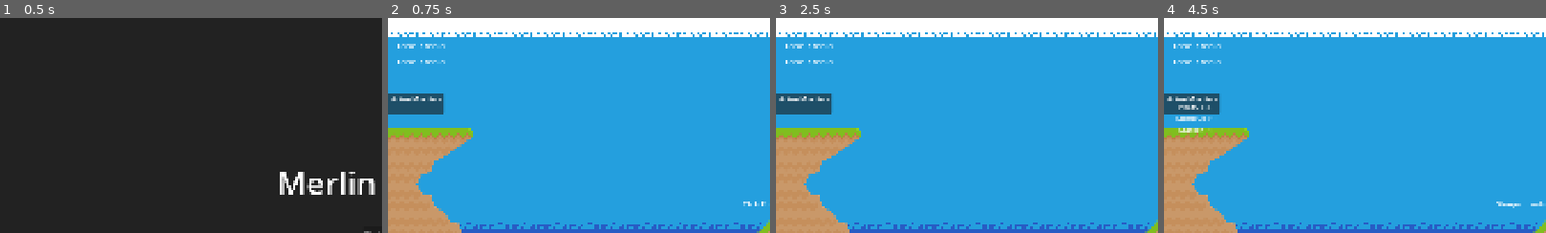
Above: before the commit, frames 1-4 (left to right).
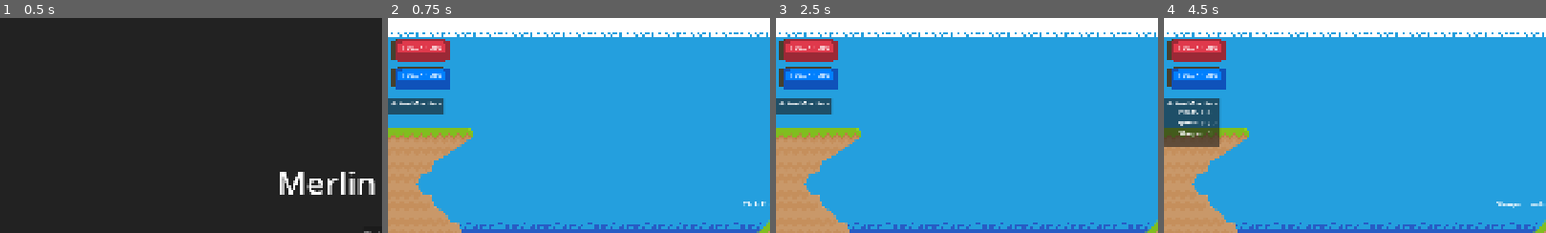
Above: after the commit, the same moments.

Repository: EonViljoen/MerlinEngine
Game: Godot game, scene res://scenes/mainSceneManager.tscn
Two runs of this game, one before a commit and one after it. Both use one fixed random seed, a clock stepped at 60 frames per second and the inputs below.
Inputs:
- Up to frame 1 (0.5 s): no input
- Up to frame 2 (0.75 s): click "Start Battle" at 0.5 s
- Up to frame 3 (2.5 s): click "Start Battle" at 1.25 s; click "Spell Manager" at 2 s
- Up to frame 4 (4.5 s): click "Heat Up" at 2.75 s; click "Speed Up" at 3.5 s; click "Sharpen" at 4.25 s
The pictures show only the part of the screen within x 0-50%, y 0-50%; the shares and areas given below are measured in that part.

Frame 1 is identical in both runs. In frame 2, 3.9% of the frame differs, in the area x 0-17%, y 9-41%; in frame 3, 3.9%; in frame 4, 6.3%, in the area x 0-17%, y 9-60%.

Commit message:
Added health bar and mana bar, fixed active modifer panel sizing

Diff:
--- a/scenes/entities/UI/hud.tscn
+++ b/scenes/entities/UI/hud.tscn
@@ -1,8 +1,13 @@
-[gd_scene load_steps=4 format=3 uid="uid://djwoc85mb6mfu"]
+[gd_scene load_steps=8 format=3 uid="uid://djwoc85mb6mfu"]
 
 [ext_resource type="FontFile" uid="uid://b3hxrvl15g5kc" path="res://assets/fonts/Xolonium-Regular.ttf" id="1_37p78"]
 [ext_resource type="Script" uid="uid://cnvhkoxkyq0lf" path="res://scripts/hud.gd" id="1_64ctp"]
+[ext_resource type="Texture2D" uid="uid://beiv5e4ihbljn" path="res://assets/art/hud/BarBackground.png" id="2_1jcx3"]
+[ext_resource type="Texture2D" uid="uid://docsngmti4mci" path="res://assets/art/hud/healthBarProgress.png" id="3_g5pvh"]
 [ext_resource type="PackedScene" uid="uid://qm1ea6fixo4x" path="res://scenes/entities/UI/spell_manager_panel.tscn" id="3_h0g4p"]
+[ext_resource type="Texture2D" uid="uid://btlc3ismqp85s" path="res://assets/art/hud/manaBarProgress.png" id="4_3ihxc"]
+
+[sub_resource type="Theme" id="Theme_h0g4p"]
 
 [node name="HUD" type="CanvasLayer"]
 script = ExtResource("1_64ctp")
@@ -10,6 +15,70 @@
 [node name="MessageTimer" type="Timer" parent="."]
 one_shot = true
 autostart = true
+
+[node name="Bars" type="Node" parent="."]
+
+[node name="HealthBar" type="TextureProgressBar" parent="Bars"]
+texture_filter = 1
+anchors_preset = -1
+anchor_top = 0.046
+anchor_bottom = 0.046
+offset_left = 5.0
+offset_top = 0.319996
+offset_right = 155.0
+offset_bottom = 60.32
+grow_horizontal = 2
+grow_vertical = 2
+size_flags_horizontal = 0
+theme = SubResource("Theme_h0g4p")
+value = 100.0
+nine_patch_stretch = true
+texture_under = ExtResource("2_1jcx3")
+texture_progress = ExtResource("3_g5pvh")
+
+[node name="healthBarLabel" type="Label" parent="Bars/HealthBar"]
+texture_filter = 1
+layout_mode = 1
+anchors_preset = -1
+anchor_left = 0.337
+anchor_top = 0.183
+anchor_right = 0.337
+anchor_bottom = 0.183
+offset_left = -22.048
+offset_top = -0.98
+offset_right = 17.952
+offset_bottom = 22.02
+text = " 0 / 0"
+
+[node name="ManaLabel" type="TextureProgressBar" parent="Bars"]
+texture_filter = 1
+anchors_preset = -1
+anchor_top = 0.157
+anchor_bottom = 0.157
+offset_left = 5.0
+offset_top = -49.56
+offset_right = 155.0
+offset_bottom = 10.44
+grow_vertical = 2
+size_flags_horizontal = 0
+value = 100.0
+nine_patch_stretch = true
+texture_under = ExtResource("2_1jcx3")
+texture_progress = ExtResource("4_3ihxc")
+
+[node name="manaBarLabel" type="Label" parent="Bars/ManaLabel"]
+texture_filter = 1
+layout_mode = 1
+anchors_preset = -1
+anchor_left = 0.337
+anchor_top = 0.183
+anchor_right = 0.337
+anchor_bottom = 0.183
+offset_left = -22.048
+offset_top = -0.98
+offset_right = 17.952
+offset_bottom = 22.02
+text = " 0 / 0"
 
 [node name="Labels" type="Node" parent="."]
 
@@ -46,38 +115,6 @@
 theme_override_font_sizes/font_size = 16
 text = "Click To Shoot"
 
-[node name="HealthLabel" type="Label" parent="Labels"]
-texture_filter = 1
-anchors_preset = -1
-anchor_left = 0.01
-anchor_top = 0.066
-anchor_right = 0.01
-anchor_bottom = 0.066
-offset_left = 0.799999
-offset_top = -11.28
-offset_right = 40.8
-offset_bottom = 11.72
-size_flags_horizontal = 0
-theme_override_fonts/font = ExtResource("1_37p78")
-theme_override_font_sizes/font_size = 16
-text = "0"
-
-[node name="ManaLabel" type="Label" parent="Labels"]
-texture_filter = 1
-anchors_preset = -1
-anchor_left = 0.01
-anchor_top = 0.103
-anchor_right = 0.01
-anchor_bottom = 0.103
-offset_left = 0.799999
-offset_top = -11.24
-offset_right = 40.8
-offset_bottom = 11.76
-size_flags_horizontal = 0
-theme_override_fonts/font = ExtResource("1_37p78")
-theme_override_font_sizes/font_size = 16
-text = "0"
-
 [node name="DebugLabel" type="Label" parent="Labels"]
 texture_filter = 1
 anchors_preset = -1
@@ -97,9 +134,12 @@
 [node name="ActiveModifiers" type="Node" parent="."]
 
 [node name="Panel" type="Panel" parent="ActiveModifiers"]
-offset_top = 190.0
+anchors_preset = -1
+anchor_top = 0.185
+anchor_bottom = 0.185
+offset_top = 0.199997
 offset_right = 140.0
-offset_bottom = 240.0
+offset_bottom = 50.2
 
 [node name="Label" type="Label" parent="ActiveModifiers/Panel"]
 layout_mode = 1
--- a/scripts/battle_scene.gd
+++ b/scripts/battle_scene.gd
@@ -3,4 +3,10 @@
 @onready var player: RigidBody2D = $Player
 
 func _ready() -> void:
+	# look at below maybe?
+	#var playerScene = load("res://scenes/Player.tscn")
+	#var playerInstance = playerScene.instantiate()
+	#playerInstance.characterStatResource = load("res://resources/CharacterStatResource.tres")
+	#add_child(playerInstance)
+
 	player.setPlayer()
--- a/scripts/hud.gd
+++ b/scripts/hud.gd
@@ -3,6 +3,12 @@
 @onready var debugLabel: Label = $Labels/DebugLabel
 @onready var displayDebugLabelControl: bool = false
 
+@onready var healthBar: TextureProgressBar = $Bars/HealthBar
+@onready var healthBarLabel: Label = $Bars/HealthBar/healthBarLabel
+@onready var manaBar: TextureProgressBar = $Bars/ManaLabel
+@onready var manaBarLabel: Label = $Bars/ManaLabel/manaBarLabel
+
+@onready var activeModPanel: Panel = $ActiveModifiers/Panel
 @onready var activeModBoxContainer: HFlowContainer = $ActiveModifiers/Panel/VBoxContainer
 
 var characterStats: CharacterStatResource
@@ -12,6 +18,8 @@
 	SignalBus.displayHUDMessage.connect(_on_player_set_message_hud)
 	SignalBus.respondCharacterStat.connect(_on_respond_character_stat)
 	SignalBus.respondProjectileModifiers.connect(_on_response_projectile_modifiers)
+
+	activeModPanel.size.y = (activeModBoxContainer.size.y * 1.5)
 
 func _process(_delta: float) -> void:
 	activeProjectileModifierIndicator()
@@ -59,6 +67,9 @@
 	SignalBus.requestProjectileModifiers.emit()
 
 	if !activeModBoxContainer.get_children().is_empty():
+
+		activeModPanel.size.y = (activeModBoxContainer.size.y * 1.5)
+
 		for child in activeModBoxContainer.get_children():
 			child.queue_free()
 
@@ -74,6 +85,7 @@
 
 			var modTextBlock = Label.new()
 			modTextBlock.text = modText
+			activeModPanel.size.y += modTextBlock.size.y
 			activeModBoxContainer.add_child(modTextBlock)
 
 			displayedModNames.append(mod.modName)
@@ -85,8 +97,13 @@
 func _on_enemy_enemy_damage(amount) -> void:
 	$Labels/DamageLabel.text = str(amount)
 
+func _on_player_set_health_hud(currentHealthAmount, maxHealthAmount) -> void:
+	healthBar.value = (currentHealthAmount * 100) / maxHealthAmount
+	healthBarLabel.text = str(currentHealthAmount) + ' / ' + str(maxHealthAmount)
+
 func _on_player_set_mana_hud(currentManaAmount, maxManaAmount) -> void:
-	$Labels/ManaLabel.text = str(currentManaAmount) + ' / ' + str(maxManaAmount)
+	manaBar.value = (currentManaAmount * 100) / maxManaAmount
+	manaBarLabel.text = str(currentManaAmount) + ' / ' + str(maxManaAmount)
 
 func _on_player_set_message_hud(message) -> void:
 	show_message(message)
@@ -97,6 +114,3 @@
 func _on_response_projectile_modifiers(activeProjectileModifiersResponse: Array[ProjectileModifier]):
 	if !activeProjectileModifiersResponse.is_empty():
 		activeProjectileMods = activeProjectileModifiersResponse
-
-func _on_player_set_health_hud(currentHealthAmount, maxHealthAmount) -> void:
-	$Labels/HealthLabel.text = str(currentHealthAmount) + ' / ' + str(maxHealthAmount)
Binary file added: assets/art/hud/BarBackground.png
Not shown, added: assets/art/hud/BarBackground.png.import
Binary file added: assets/art/hud/healthBarProgress.png
Not shown, added: assets/art/hud/healthBarProgress.png.import
Binary file added: assets/art/hud/manaBarProgress.png
Not shown, added: assets/art/hud/manaBarProgress.png.import
